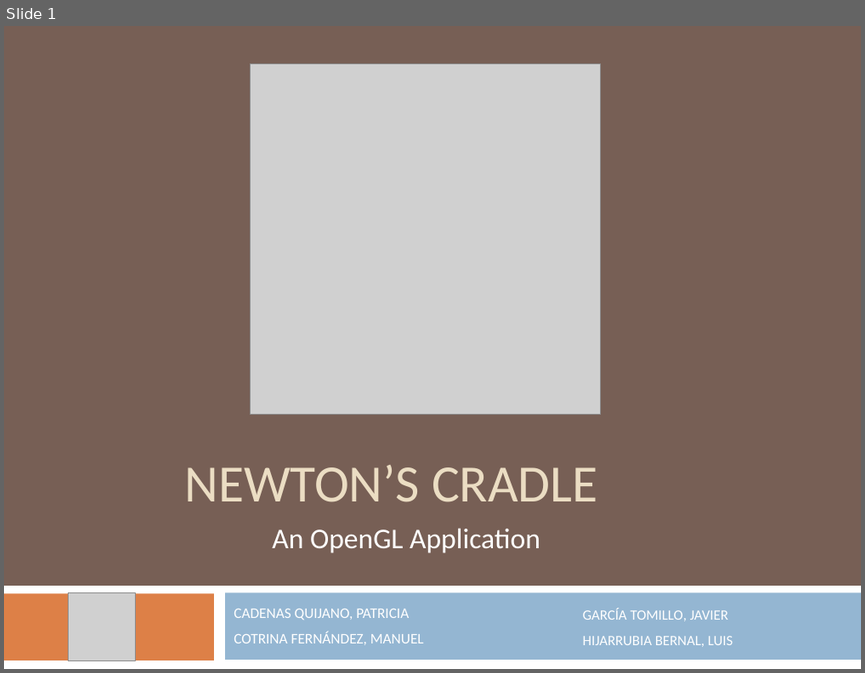
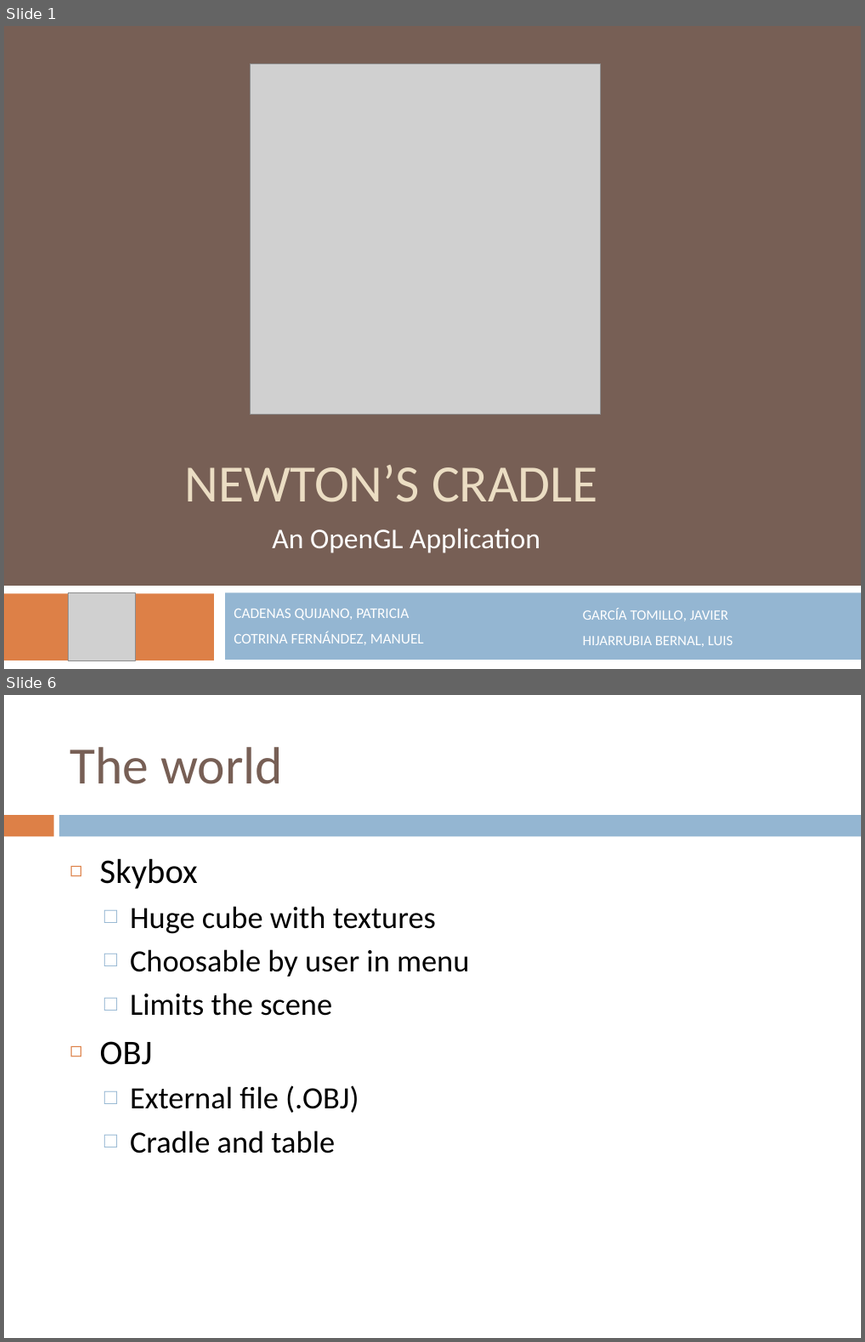
Before and after one commit to avatarreturn/newton-cradle, a slide deck: Newton1/documentacion/Presentation.pptx. Shown one above the other, each under a label of ours: slide 1 before the commit, slides 1 and 6 after it; the slides between them are not shown. The pictures are 865x673 and 865x1342 pixels, drawn with LibreOffice and Linux fonts; fonts in the diff are those of the drawing; grey boxes stand for pictures. Boxes give left, top, right and bottom in pixels: in the first picture for what was removed or moved away, otherwise in the second. Text is boxed around its words. In the diff, an @@ line names an element or a change of style, - is before the commit and + after.

```diff
--- a/Newton1/documentacion/Presentation.pptx
+++ b/Newton1/documentacion/Presentation.pptx
@@ slide 6 added at [4,695,861,1338], background #FFFFFF @@
@@ title added at [69,747,283,784], 44 pt, text #775F55 @@
+The world
@@ rectangle added at [4,815,53,836], fill #DD8047 @@
@@ rectangle added at [60,815,861,836], fill #94B6D2 @@
@@ text added at [100,858,469,1153], 26 pt, text #000000 @@
+◻ Skybox
+  □ Huge cube with textures
+  □ Choosable by user in menu
+  □ Limits the scene
+◻ OBJ
+  □ External file (.OBJ)
+  □ Cradle and table
```
Also in this commit, not shown: 10 other slides added, 8 slides removed.
